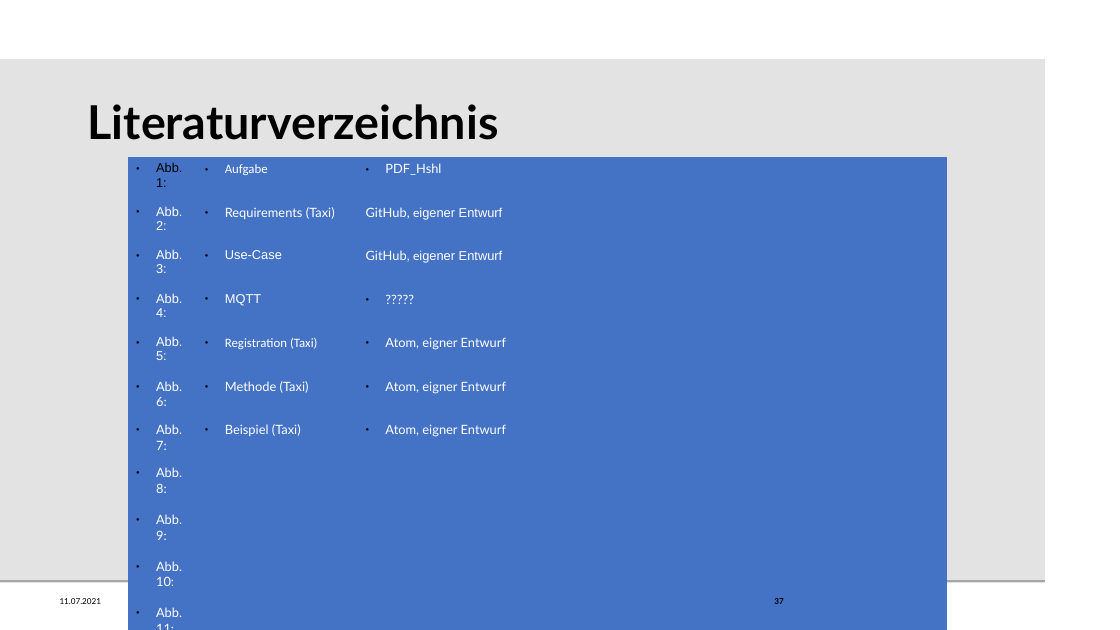
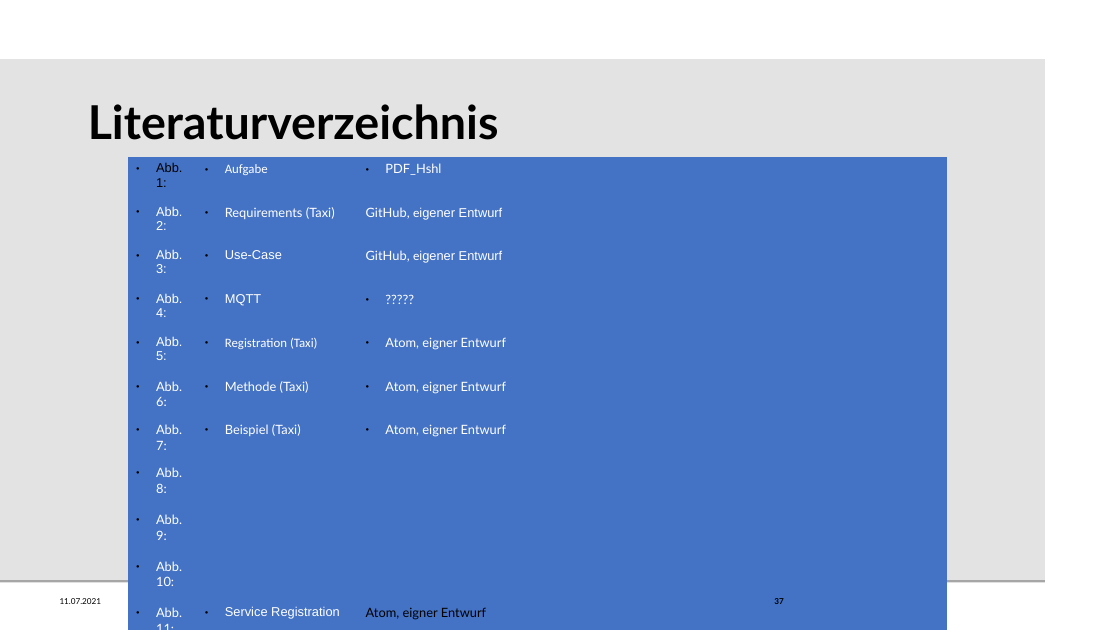
Before and after one commit to elehshl/mqtt_exercise_2021, a slide deck: slide 37 of presentation/MQTT_Exercise.odp. Drawn at 1120x630 pixels with LibreOffice and Linux fonts; fonts in the diff are those of the drawing; background and template pictures are left out. Boxes give left, top, right and bottom in pixels: in the first picture for what was removed or moved away, otherwise in the second. Text is boxed around its words. In the diff, an @@ line names an element or a change of style, - is before the commit and + after.

```diff
--- a/presentation/MQTT_Exercise.odp
+++ b/presentation/MQTT_Exercise.odp
@@ table at box(128, 157, 947, 624) @@
-row 11: Abb.11: |  | 
-row 12: Abb.12: |  | 
-row 13:  |  | 
+row 11: Abb.11: | Service Registration | Atom, eigner Entwurf
+row 12: Abb.12: | Methode: zum User fahren | Atom, eigner Entwurf
+row 13: Abb.13: | Methode: zum Ziel fahren | Atom, eigner Entwurf
+row 14: Abb.14: | Nachrichtenverarbeitung | Atom, eigner Entwurf
```
